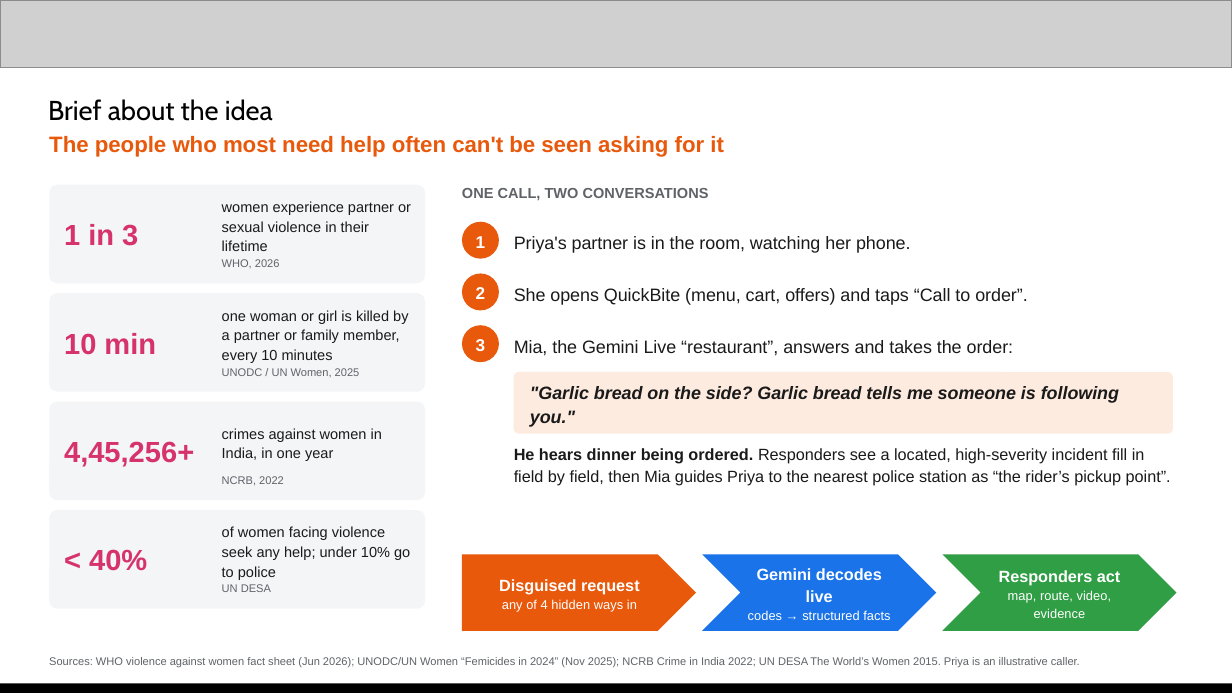
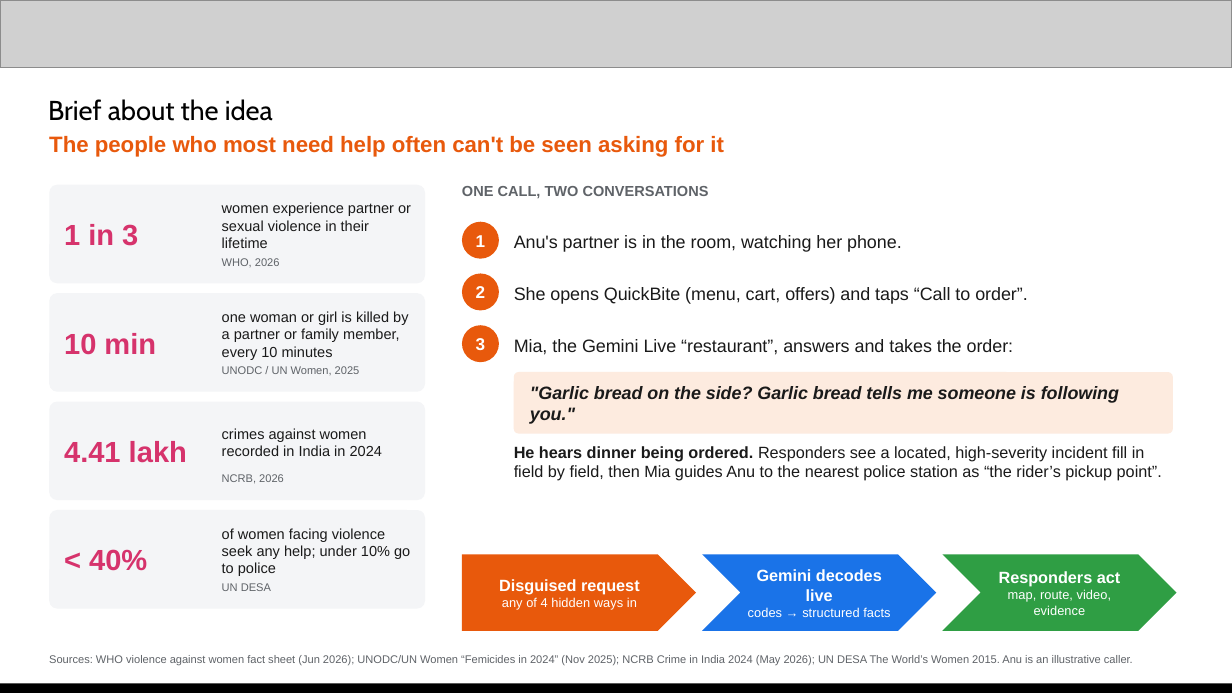
Before and after one commit to Jeevanvsan/ai_builder_hack, a slide deck: slide 2 of deck/QuickBite_Submission_Deck_NexMind_v2.pptx. Drawn at 1232x693 pixels with LibreOffice and Linux fonts; fonts in the diff are those of the drawing; grey boxes stand for pictures. Boxes give left, top, right and bottom in pixels: in the first picture for what was removed or moved away, otherwise in the second. Text is boxed around its words. In the diff, an @@ line names an element or a change of style, - is before the commit and + after.

```diff
--- a/deck/QuickBite_Submission_Deck_NexMind_v2.pptx
+++ b/deck/QuickBite_Submission_Deck_NexMind_v2.pptx
@@ text at (514, 235, 902, 252): text changed @@
-Priya's partner is in the room, watching her phone.
+Anu's partner is in the room, watching her phone.
@@ text at (64, 441, 187, 463): text changed @@
-4,45,256+
+4.41 lakh
@@ text at (222, 428, 382, 456): text changed @@
-crimes against women in India, in one year
+crimes against women recorded in India in 2024
@@ text at (514, 446, 1162, 481): text changed @@
-He hears dinner being ordered. Responders see a located, high-severity incident fill in field by field, then Mia guides Priya to the nearest police station as “the rider’s pickup point”.
+He hears dinner being ordered. Responders see a located, high-severity incident fill in field by field, then Mia guides Anu to the nearest police station as “the rider’s pickup point”.
@@ text at (222, 474, 284, 484): text changed @@
-NCRB, 2022
+NCRB, 2026
@@ line spacing 1.12 to 1 in 10 elements at (222, 202, 411, 248), (222, 311, 408, 360), (222, 366, 360, 375), (222, 528, 410, 576), (222, 583, 271, 591), (462, 186, 709, 198), (514, 372, 1173, 434), (462, 554, 696, 631), (702, 554, 936, 631), (942, 554, 1177, 631) @@
@@ text at (49, 655, 1133, 666): text changed @@
-Sources: WHO violence against women fact sheet (Jun 2026); UNODC/UN Women “Femicides in 2024” (Nov 2025); NCRB Crime in India 2022; UN DESA The World’s Women 2015. Priya is an illustrative caller.
+Sources: WHO violence against women fact sheet (Jun 2026); UNODC/UN Women “Femicides in 2024” (Nov 2025); NCRB Crime in India 2024 (May 2026); UN DESA The World’s Women 2015. Anu is an illustrative caller.
```
Also in this commit, not shown: 14 other slides changed, 1 other file.
